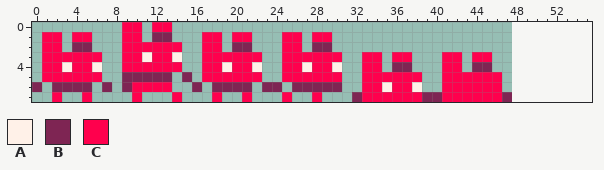
Pixel-art sprite: assets/sprites/playerAnimation.png. This is how it looked before the edit.
The file is 48x8 pixels. The old version is drawn lined up with the new one, on the new canvas.
Palette (. is transparent): A #fff1e8  B #7e2553  C #ff004d
Pixels before, first column x 0:
0 .........CC.CC..................................
1 .CC.CC...CC.BB...CC.CC...CC.CC..................
2 .CC.BB...CCCCCC..CC.BB...CC.BB..................
3 .CCCCCC..CCACCA..CCCCCC..CCCCCC..CC.CC...CC.CC..
4 .CCACCA..CCCCCC..CCACCA..CCACCA..CC.BB...CC.BB..
5 .CCCCCC..BBBBB.B.CCCCCC..CCCCCC..CCCCCC..CCCCCC.
6 B.BBBB.B.BCCCC..B.BBBB.BB.BBBBB..CCACCA..CCCCCC.
7 ..C..C....C...C...C..C...C..C...BCCCCCCBBCCCCCCB
Now the later version:
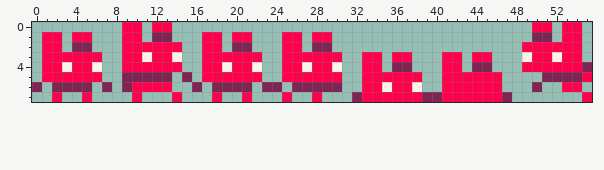
What changed:
canvas 48x8 -> 56x8
Changed rows in their new state; - is an unchanged pixel.
first column x 49:
0 -CC-CC-
1 -BB-CC-
2 CCCCCC-
3 ACCACC-
4 CCCCCCB
5 --BBBBC
6 -B--CC-
7 ------C
Where, in picture pixels (left, top, right, bottom), the same in both pictures:
added: (522, 22, 592, 102)
